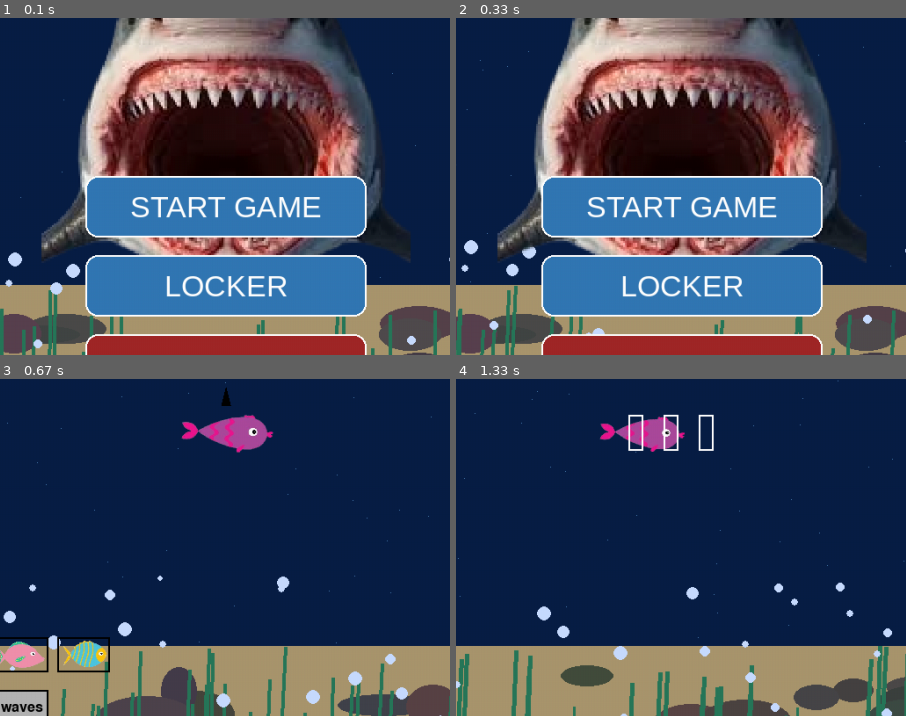
Above: before the commit, frames 1-4 (two rows, left to right).
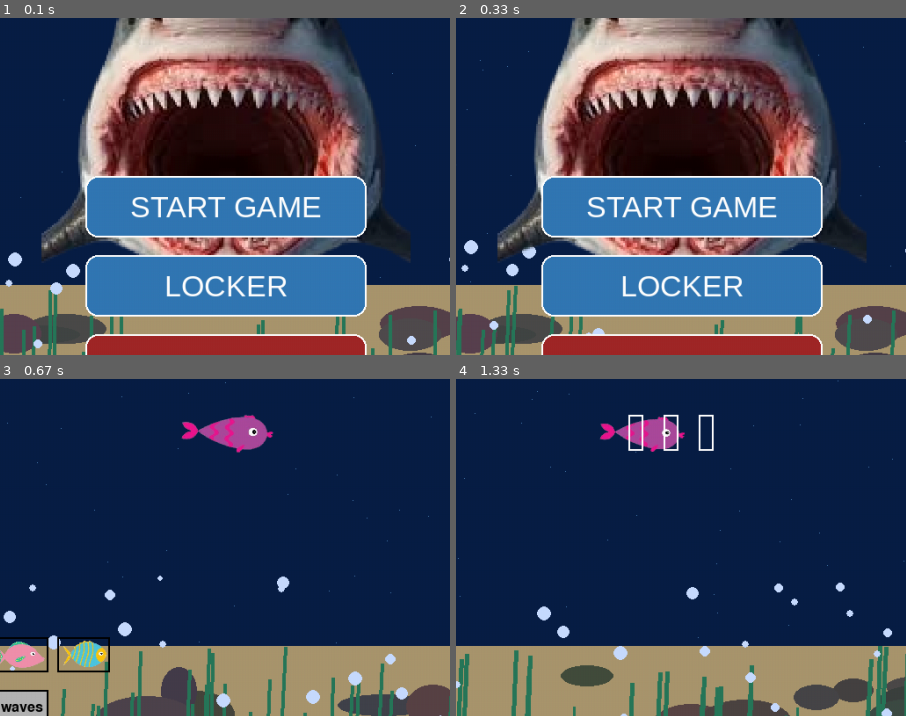
Above: after the commit, the same moments.

Repository: UCLL-introproject-2526/projectweek-46-alibi
Game: pygame game, started from main.py
Two runs of this game, one before a commit and one after it. Both use one fixed random seed, a clock stepped at 60 frames per second and the inputs below.
Inputs:
- Up to frame 1 (0.1 s): no input
- Up to frame 2 (0.33 s): no input
- Up to frame 3 (0.67 s): click "LOCKER" at 0.38 s
- Up to frame 4 (1.33 s): click "stripes" at 0.72 s; click "START GAME" at 1.05 s
The pictures show only the part of the screen within x 25-75%, y 42-92%; the shares and areas given below are measured in that part.

Frames 1-2 are identical in both runs. In frame 3, less than 0.1% of the frame differs, in the area x 49-52%, y 2-9%; in frame 4, nothing differs.

Commit message:
locker goed

Diff:
--- a/locker.py
+++ b/locker.py
@@ -75,8 +75,6 @@
         image = pygame.transform.scale(image, (120, 60))
         screen.blit(image, (x, y))
 
-        # rugvin
-        pygame.draw.polygon(screen, (0,0,0), [(x + 55, y), (x + 60, y - 20), (x + 65, y)])
 
         if pattern == "stripes":
             for i in range(4):
